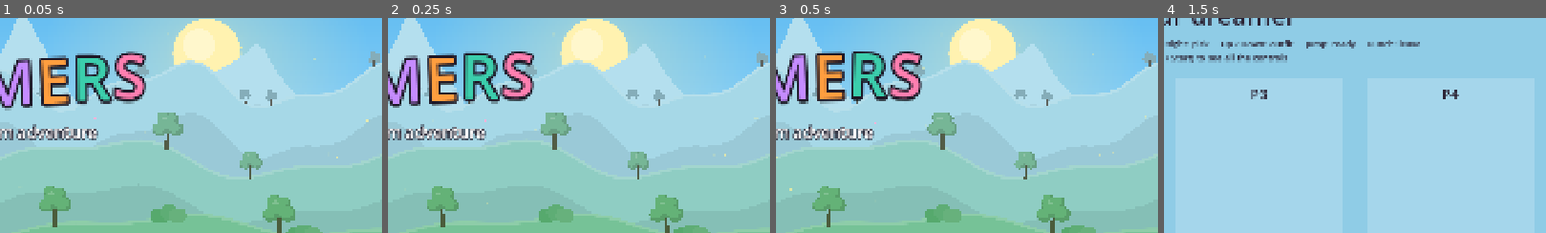
Above: before the commit, frames 1-4 (left to right).
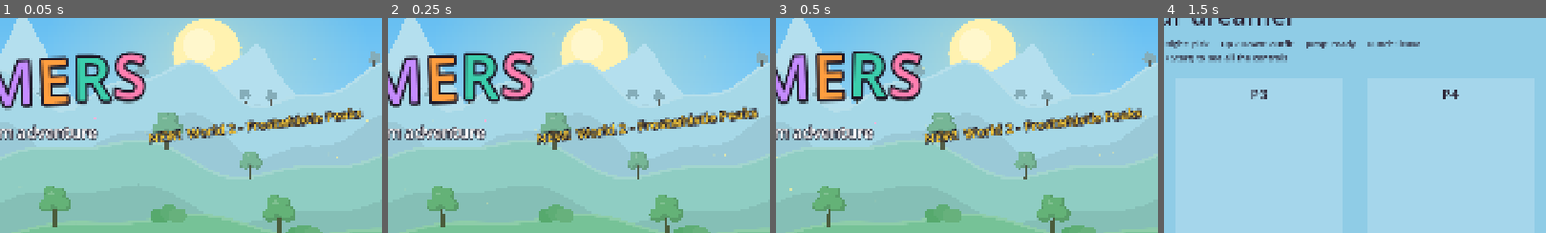
Above: after the commit, the same moments.

Repository: colinduke2-byte/coop-platformer
Game: Godot game, scene res://ui/title.tscn
Same seed, same stepped clock (60 frames per second), same inputs: the game is played once before the commit and once after it.
Inputs (mouse positions are % of the whole screen's width and height, from its top left):
- Up to frame 1 (0.05 s): no input
- Up to frame 2 (0.25 s): no input
- Up to frame 3 (0.5 s): no input
- Up to frame 4 (1.5 s): tap Space at 0.5, 0.77, 1.07 s; move the mouse to (72, 45) at 0.52 s; hold Right 0.53-1.28 s; tap Shift at 0.6 s; click (72, 45) at 0.67 s; move the mouse to (30, 55) at 1.27 s; hold S from 1.28 s (still down); tap Ctrl at 1.35 s
The pictures show only the part of the screen within x 50-100%, y 9-59%; the shares and areas given below are measured in that part.

The runs differ from the first frame. In frame 1, 2.5% of the frame differs, in the area x 39-96%, y 41-60%; in frame 2, 2.7%, in the area x 39-97%, y 40-60%; in frame 3, 2.5%; in frame 4, nothing differs.

Commit message:
F9 on the world map unlocks everything (dev, session only); NEW World 2 ribbon on the title; dev shortcuts in CONTROLS.md
Co-Authored-By: Claude Opus 5.5 <noreply@anthropic.com>
Claude-Session: https://claude.ai/code/session_01RZyH36iJEe4btbCSQD3mjg

Diff:
--- a/characters/wardrobe.gd
+++ b/characters/wardrobe.gd
@@ -32,7 +32,7 @@
 
 
 static func is_unlocked(index: int) -> bool:
-	if OS.has_feature("unlock_all"):
+	if OS.has_feature("unlock_all") or LevelCatalog.dev_unlock:
 		return true
 	var o: Dictionary = OUTFITS[index]
 	var t := totals()
--- a/levels/level_catalog.gd
+++ b/levels/level_catalog.gd
@@ -5,6 +5,9 @@
 ## (1920x1080 map space), `world` which world it belongs to.
 ## Within a world, a level unlocks when the one before it is finished.
 ## Bonus Dreams are always open.
+
+## F9 on the world map (dev shortcut, this session only): everything is open.
+static var dev_unlock := false
 
 const WORLDS: Array[Dictionary] = [
 	{"id": "w1", "name": "The Lullaby Woods", "blurb": "Where every dream begins. Mind the thorns."},
@@ -101,7 +104,7 @@
 	var info := by_id(id)
 	if info.is_empty() or not ResourceLoader.exists(info["scene"]):
 		return false
-	if info["world"] == "bonus" or OS.has_feature("unlock_all"):
+	if info["world"] == "bonus" or OS.has_feature("unlock_all") or dev_unlock:
 		return true
 	var list := levels_in(info["world"])
 	var k := list.find(info)
@@ -141,4 +144,4 @@
 ## Has the last level of the world been finished (e.g. its boss beaten)?
 static func world_done(world_id: String) -> bool:
 	var list := levels_in(world_id)
-	return not list.is_empty() and SaveData.get_record(list[-1]["id"]).get("done", false)
+	return dev_unlock or (not list.is_empty() and SaveData.get_record(list[-1]["id"]).get("done", false))
--- a/ui/title.gd
+++ b/ui/title.gd
@@ -14,6 +14,7 @@
 var _t := 0.0
 var _letters: Array[Label] = []
 var _prompt: Label
+var _ribbon: Label
 var _rigs: Array[CharacterRig] = []
 var _cam: Camera2D
 var _leaving := false
@@ -92,6 +93,10 @@
 	_prompt.custom_minimum_size.x = 1000
 	_prompt.horizontal_alignment = HORIZONTAL_ALIGNMENT_CENTER
 	layer.add_child(_prompt)
+	_ribbon = UIStyle.label("NEW!  World 2 - Frostwhistle Peaks", 32, Color("ffd23f"), 12)
+	_ribbon.position = Vector2(1330, 380)
+	_ribbon.rotation = -0.12
+	layer.add_child(_ribbon)
 	var hint := UIStyle.label("1-4 players - keyboards and gamepads welcome", 22, Color(1, 1, 1, 0.8), 6)
 	hint.position = Vector2(560, 960)
 	hint.custom_minimum_size.x = 800
@@ -107,6 +112,7 @@
 		l.rotation = sin(_t * 1.7 + i) * 0.05
 		l.pivot_offset = l.size * 0.5
 	_prompt.modulate.a = 0.55 + 0.45 * sin(_t * 4.0)
+	_ribbon.scale = Vector2.ONE * (1.0 + 0.05 * sin(_t * 5.0))
 	_cam.position.x = sin(_t * 0.12) * 160.0
 	for i in _rigs.size():
 		var rig := _rigs[i]
--- a/ui/world_map.gd
+++ b/ui/world_map.gd
@@ -72,6 +72,8 @@
 		_gang.append(rig)
 	_build_ui()
 	_refresh_panel()
+	if LevelCatalog.dev_unlock:
+		_show_toast("Dev: everything unlocked (F9 to undo)")
 	Audio.play_music("worldmap" if world == "w1" else "gondola")
 
 
@@ -199,6 +201,14 @@
 		_controls.add_child(ControlsCard.overlay())
 		add_child(_controls)
 	_update_gang(delta)
+
+
+func _unhandled_input(event: InputEvent) -> void:
+	# Dev shortcut: F9 opens every level, world and outfit (this session only).
+	if event is InputEventKey and event.pressed and not event.echo and (event as InputEventKey).keycode == KEY_F9:
+		LevelCatalog.dev_unlock = not LevelCatalog.dev_unlock
+		last_index[world] = index
+		GameManager.goto_scene(GameManager.WORLD_MAP)
 
 
 func _try_walk(to: int) -> void:
Not shown, changed: docs/CONTROLS.md
